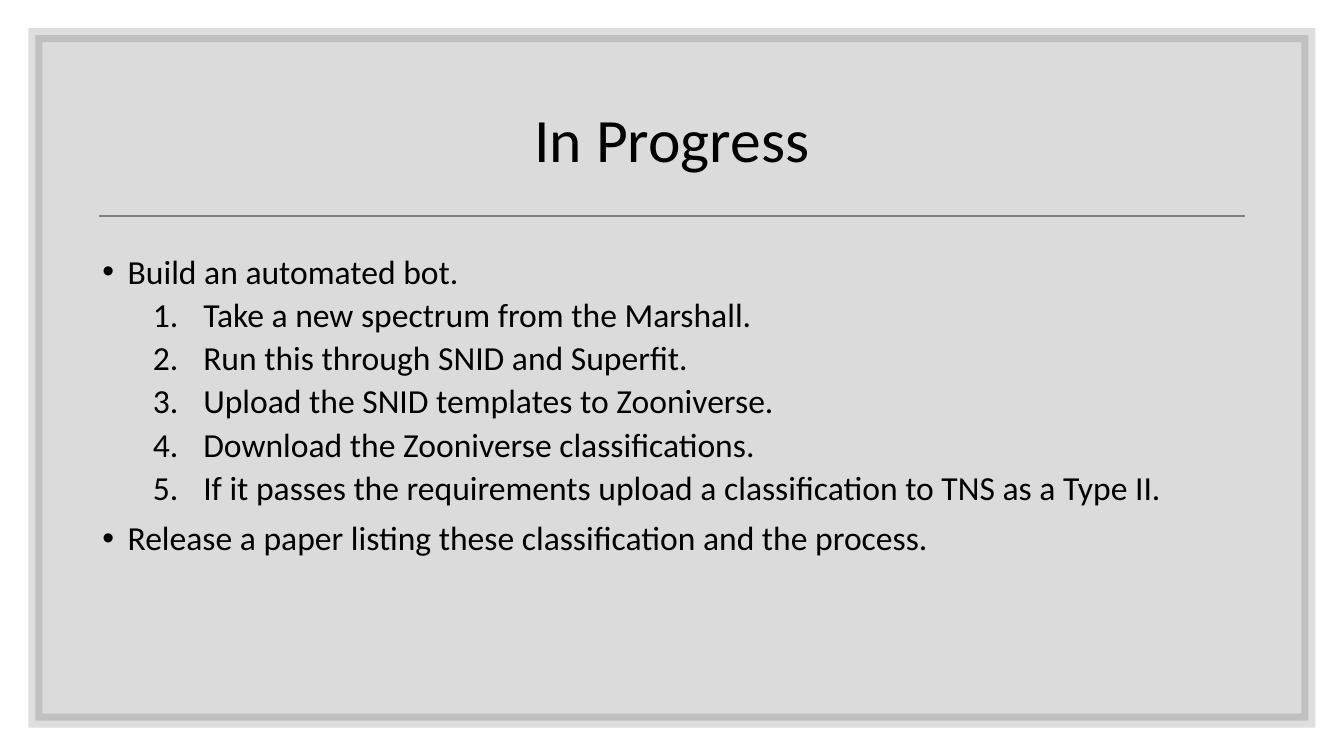
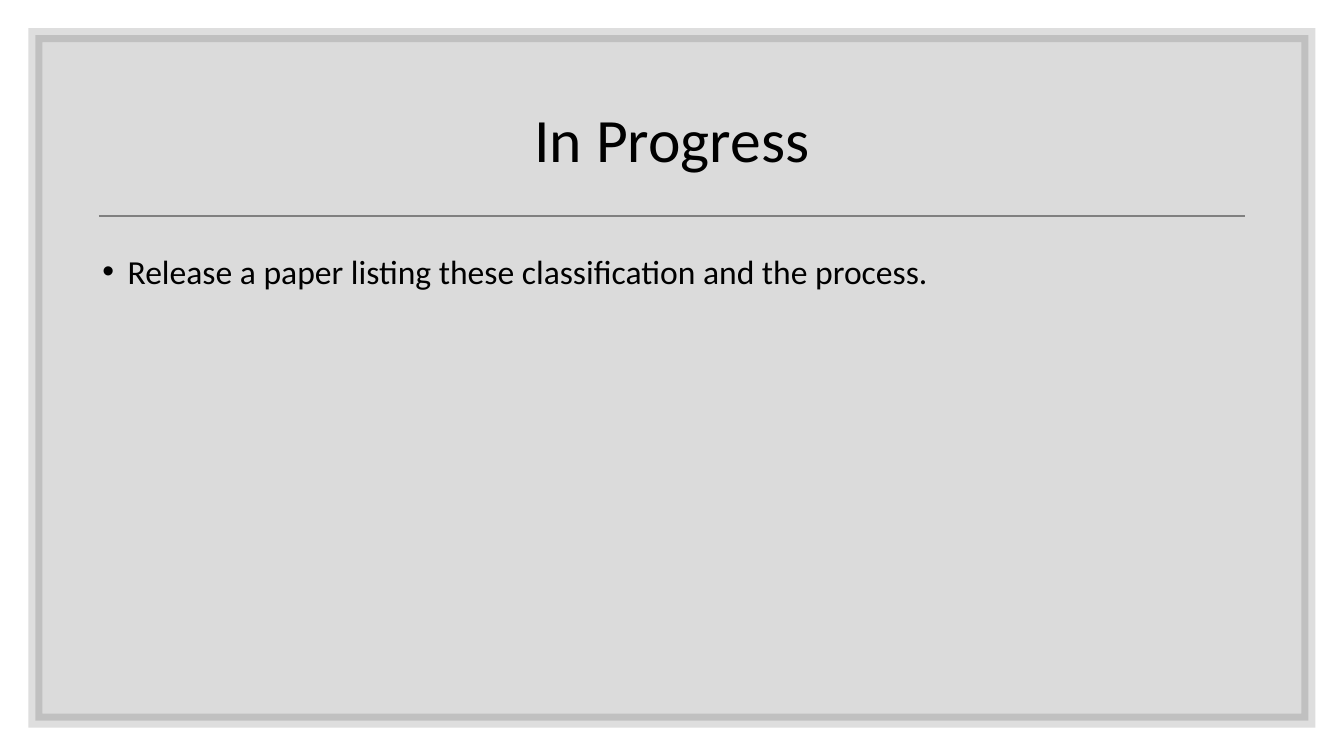
Before and after one commit to Hallflower20/supernova-spectrum-analysis, a slide deck: slide 8 of Presentations/Type II Update.pptx (slide 5 before the commit). Drawn at 1344x756 pixels with LibreOffice and Linux fonts; fonts in the diff are those of the drawing. Boxes give left, top, right and bottom in pixels: in the first picture for what was removed or moved away, otherwise in the second. Text is boxed around its words. In the diff, an @@ line names an element or a change of style, - is before the commit and + after.

```diff
--- a/Presentations/Type II Update.pptx
+++ b/Presentations/Type II Update.pptx
@@ text at [128,260,1160,506]: paragraphs removed @@
-• Build an automated bot.
-  1. Take a new spectrum from the Marshall.
-  2. Run this through SNID and Superfit.
-  3. Upload the SNID templates to Zooniverse.
-  4. Download the Zooniverse classifications.
-  5. If it passes the requirements upload a classification to TNS as a Type II.
```
Also in this commit, not shown: 1 other slide changed, 3 slides added, 12 other files.
